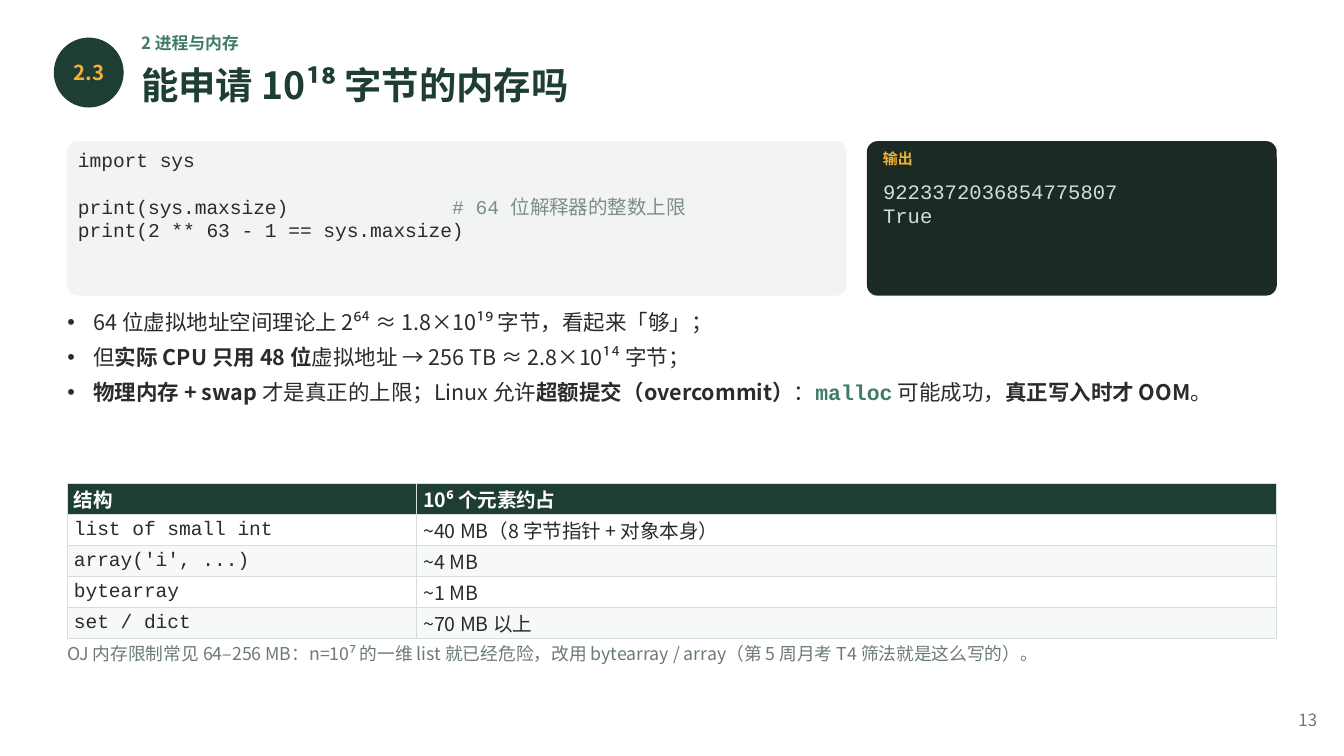
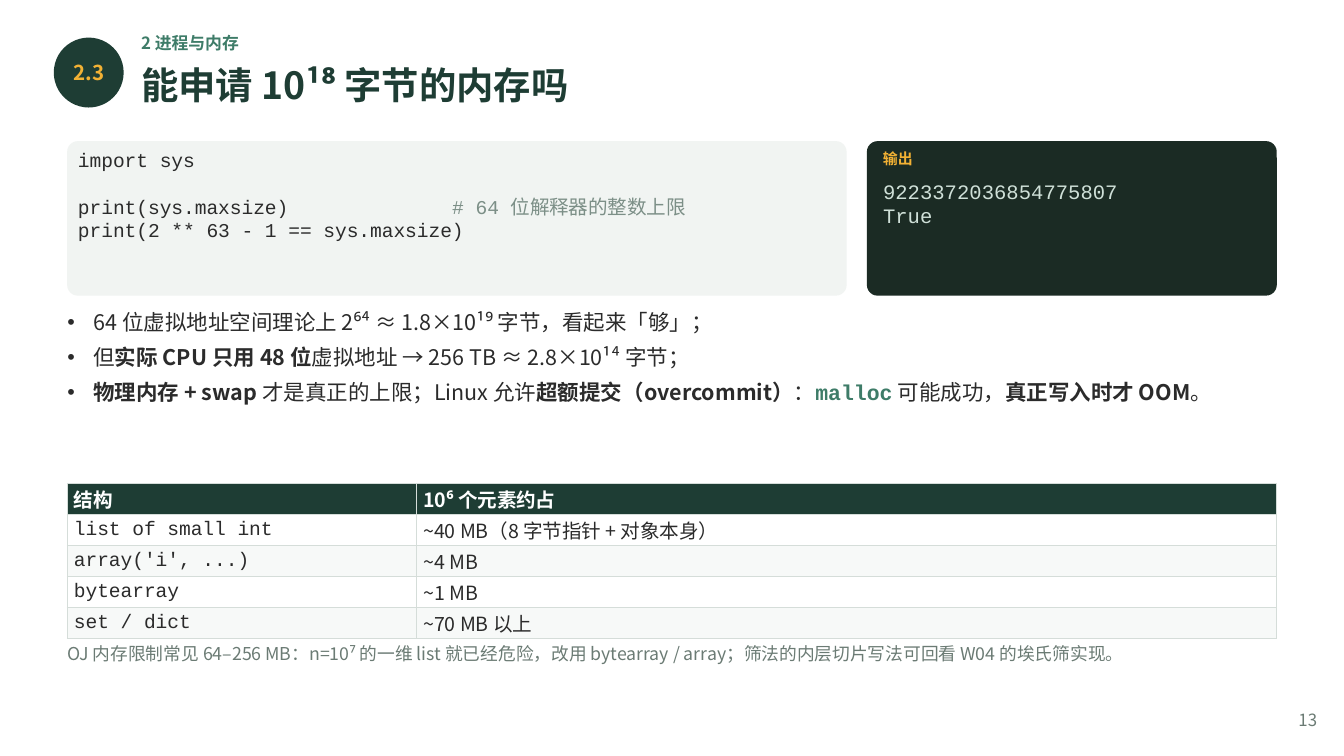
Before and after one commit to GMyhf/2026fall-cs101, a slide deck: slide 13 of courseware/202611_ADS_W13_Computer_Principles_2.pptx. Drawn at 1344x756 pixels with LibreOffice and Linux fonts; fonts in the diff are those of the drawing. Boxes give left, top, right and bottom in pixels: in the first picture for what was removed or moved away, otherwise in the second. Text is boxed around its words. In the diff, an @@ line names an element or a change of style, - is before the commit and + after.

```diff
--- a/courseware/202611_ADS_W13_Computer_Principles_2.pptx
+++ b/courseware/202611_ADS_W13_Computer_Principles_2.pptx
@@ text at (67, 645, 1124, 664): text changed @@
-OJ 内存限制常见 64–256 MB：n=10⁷ 的一维 list 就已经危险，改用 bytearray / array（第 5 周月考 T4 筛法就是这么写的）。
+OJ 内存限制常见 64–256 MB：n=10⁷ 的一维 list 就已经危险，改用 bytearray / array；筛法的内层切片写法可回看 W04 的埃氏筛实现。
```
Also in this commit, not shown: 8 other files.
